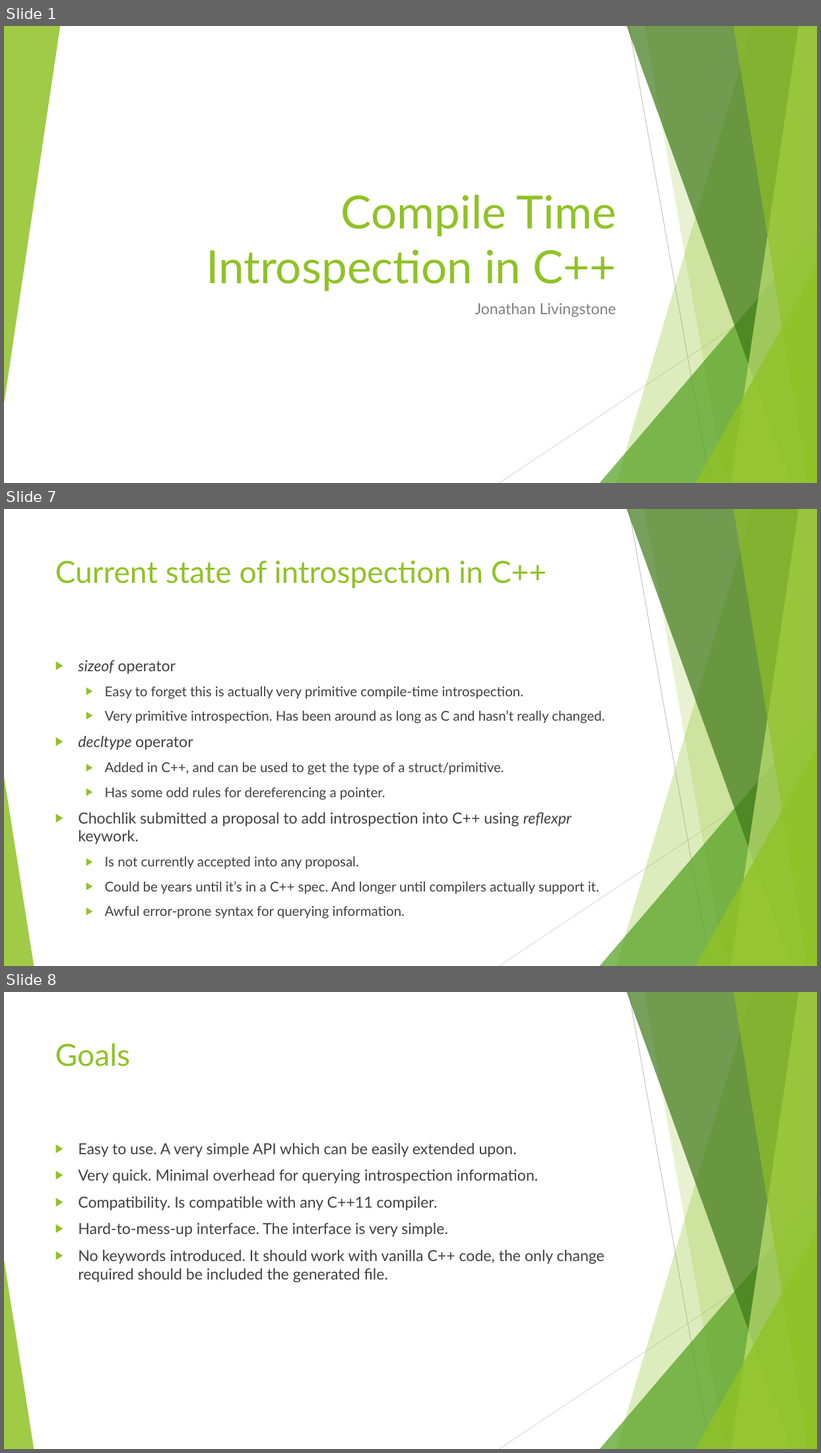
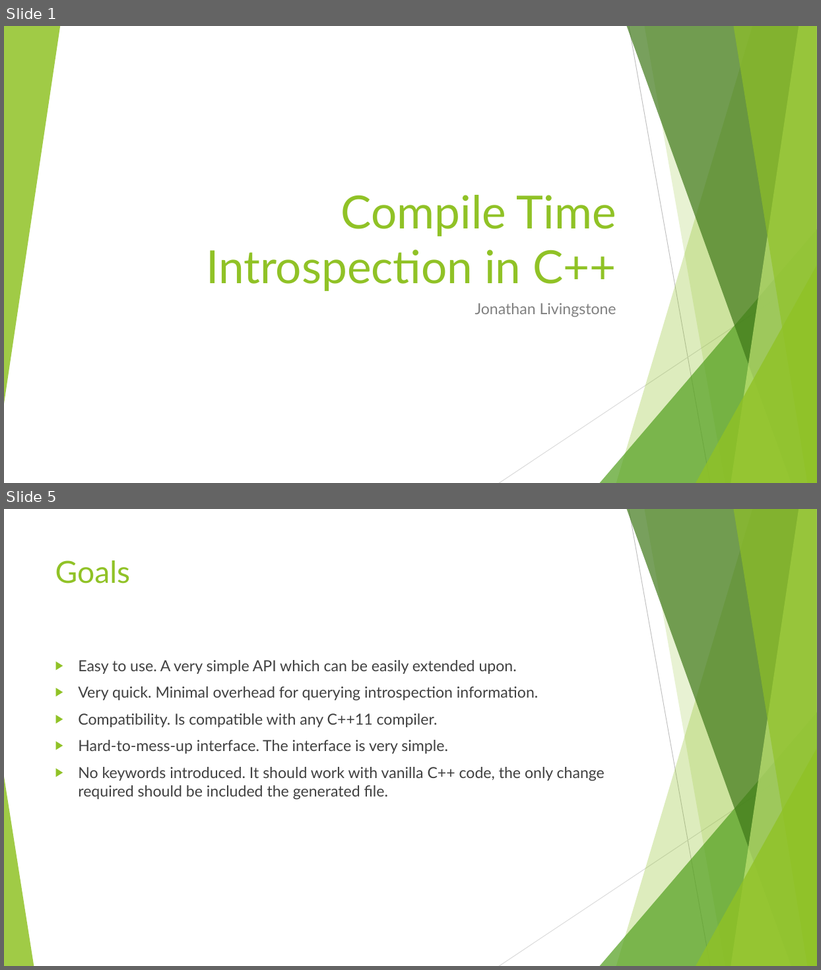
Before and after one commit to CaptainSeagull/Preprocessor-Honours, a slide deck: presentation.pptx. Shown one above the other, each under a label of ours: slides 1, 7 and 8 before the commit, slides 1 and 5 after it; the slides between them are not shown. The pictures are 821x1453 and 821x970 pixels, drawn with LibreOffice and Linux fonts; fonts in the diff are those of the drawing. Boxes give left, top, right and bottom in pixels: in the first picture for what was removed or moved away, otherwise in the second. Text is boxed around its words. In the diff, an @@ line names an element or a change of style, - is before the commit and + after.

```diff
--- a/presentation.pptx
+++ b/presentation.pptx
@@ slide 7 removed at (x1=4, y1=509, x2=817, y2=966), background #FFFFFF; not listed: 10 template elements that a slide beside it also shows @@
@@ title removed at (x1=55, y1=560, x2=547, y2=588) @@
-Current state of introspection in C++
@@ text removed at (x1=78, y1=660, x2=605, y2=919) @@
-▶ sizeof operator
-  ▶ Easy to forget this is actually very primitive compile-time introspection.
-  ▶ Very primitive introspection. Has been around as long as C and hasn’t really changed.
-▶ decltype operator
-  ▶ Added in C++, and can be used to get the type of a struct/primitive.
-  ▶ Has some odd rules for dereferencing a pointer.
-▶ Chochlik submitted a proposal to add introspection into C++ using reflexpr keywork.
-  ▶ Is not currently accepted into any proposal.
-  ▶ Could be years until it’s in a C++ spec. And longer until compilers actually support it.
-  ▶ Awful error-prone syntax for querying information.
@@ what was slide 8 is now slide 5 @@
```
Also in this commit, not shown: 5 slides changed, 1 slide added, 4 other slides removed.
